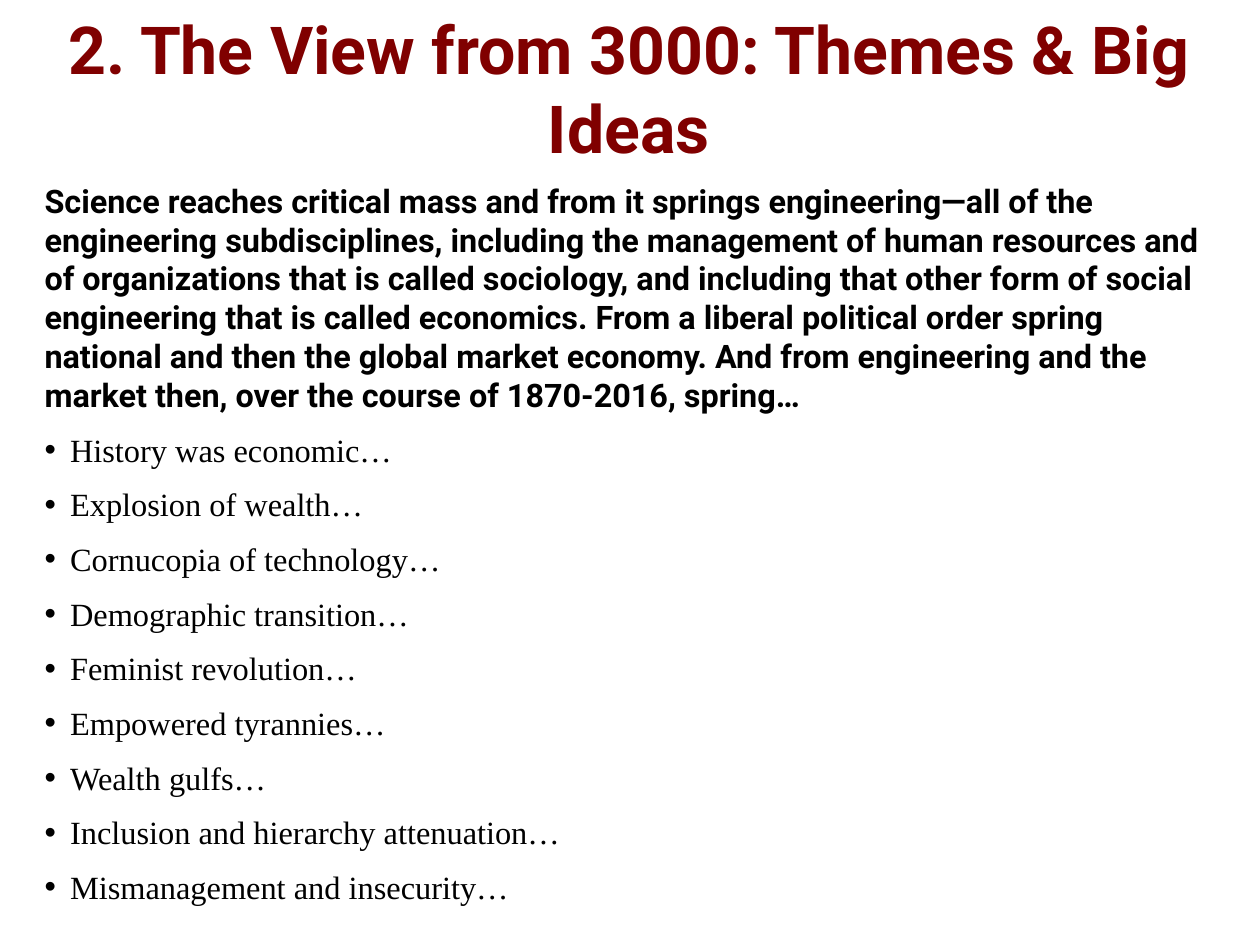
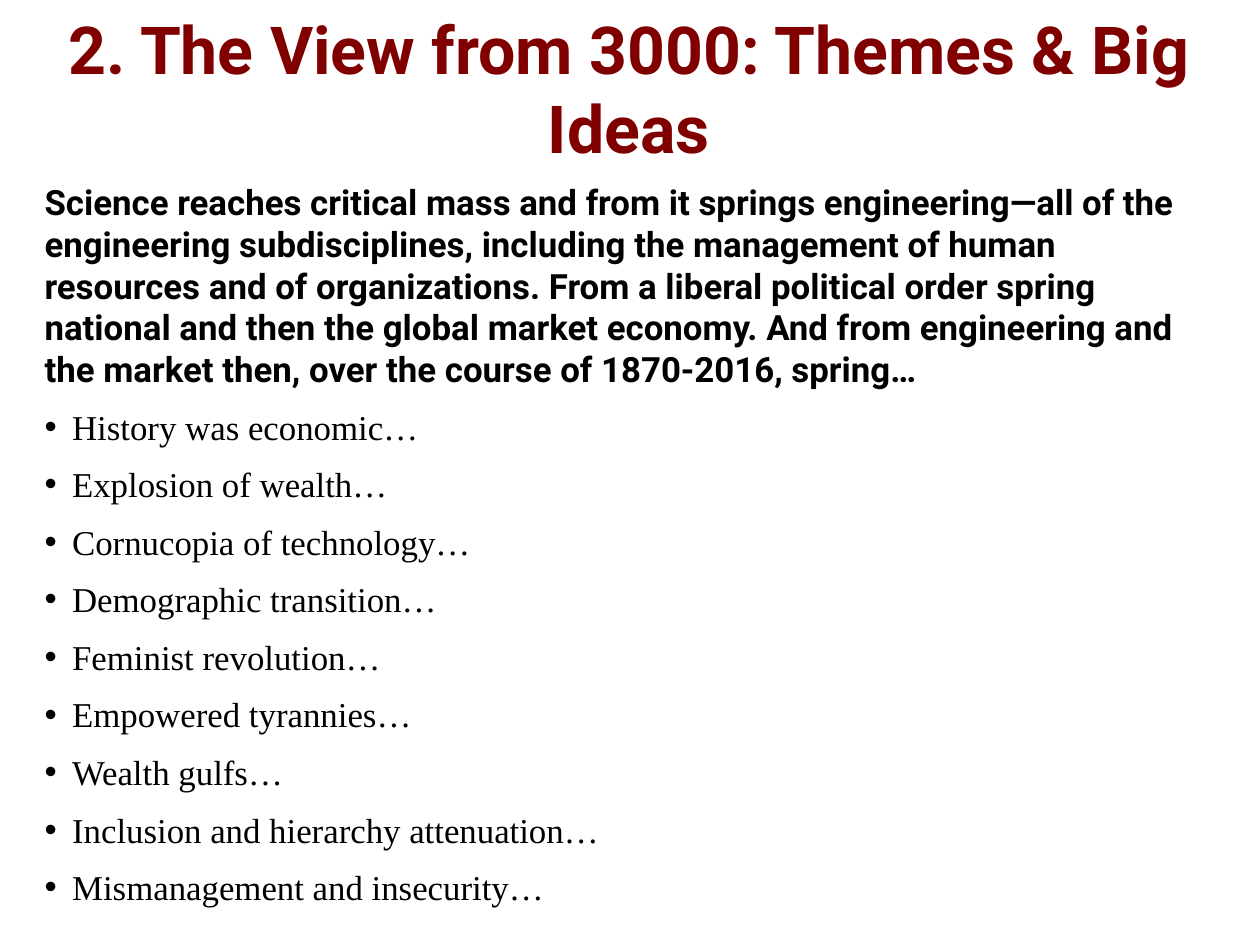
Before and after one commit to DavidLJ/public-files, a slide deck: slide 39 of econ-115-lecture-1.pptx. Drawn at 1260x945 pixels with LibreOffice and Linux fonts; fonts in the diff are those of the drawing. Boxes give left, top, right and bottom in pixels: in the first picture for what was removed or moved away, otherwise in the second. Text is boxed around its words. In the diff, an @@ line names an element or a change of style, - is before the commit and + after.

```diff
--- a/econ-115-lecture-1.pptx
+++ b/econ-115-lecture-1.pptx
@@ text at <box>45,188,1173,390</box>: text changed; size 18.5 to 19.9 pt @@
-Science reaches critical mass and from it springs engineering—all of the engineering subdisciplines, including the management of human resources and of organizations that is called sociology, and including that other form of social engineering that is called economics. From a liberal political order spring national and then the global market economy. And from engineering and the market then, over the course of 1870-2016, spring…
+Science reaches critical mass and from it springs engineering—all of the engineering subdisciplines, including the management of human resources and of organizations. From a liberal political order spring national and then the global market economy. And from engineering and the market then, over the course of 1870-2016, spring…
@@ text at <box>72,417,598,908</box>: size 18.5 to 19.9 pt in "History was economic…", "Explosion of wealth…", "Cornucopia of technology…", "Demographic transition…" and 5 more places; indent changed @@
```
